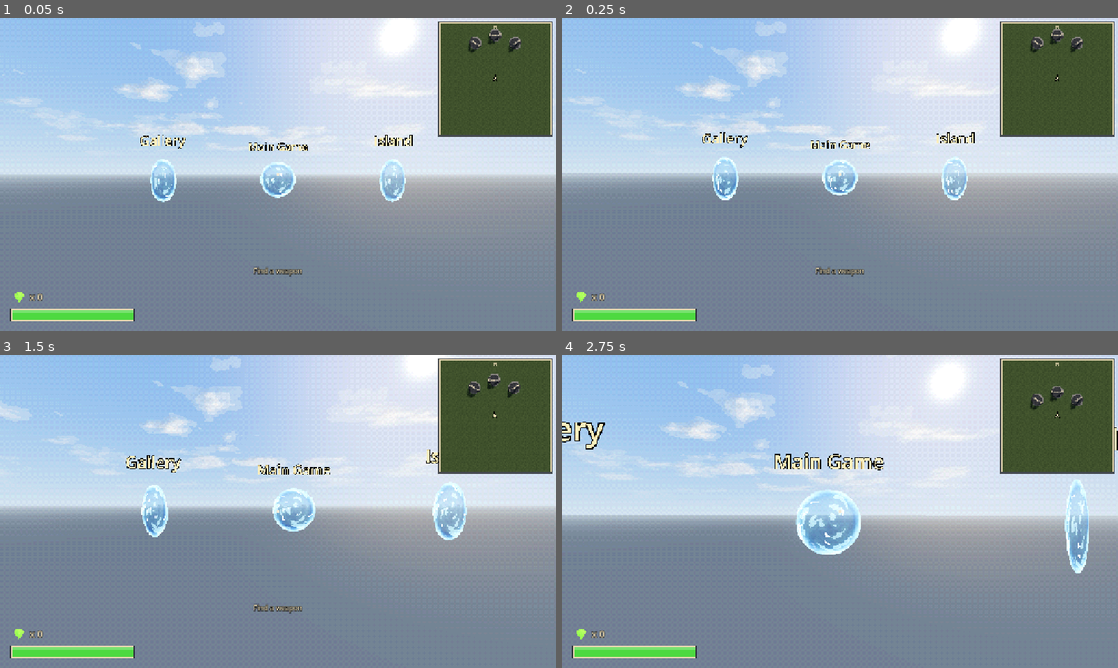
Above: before the commit, frames 1-4 (two rows, left to right).
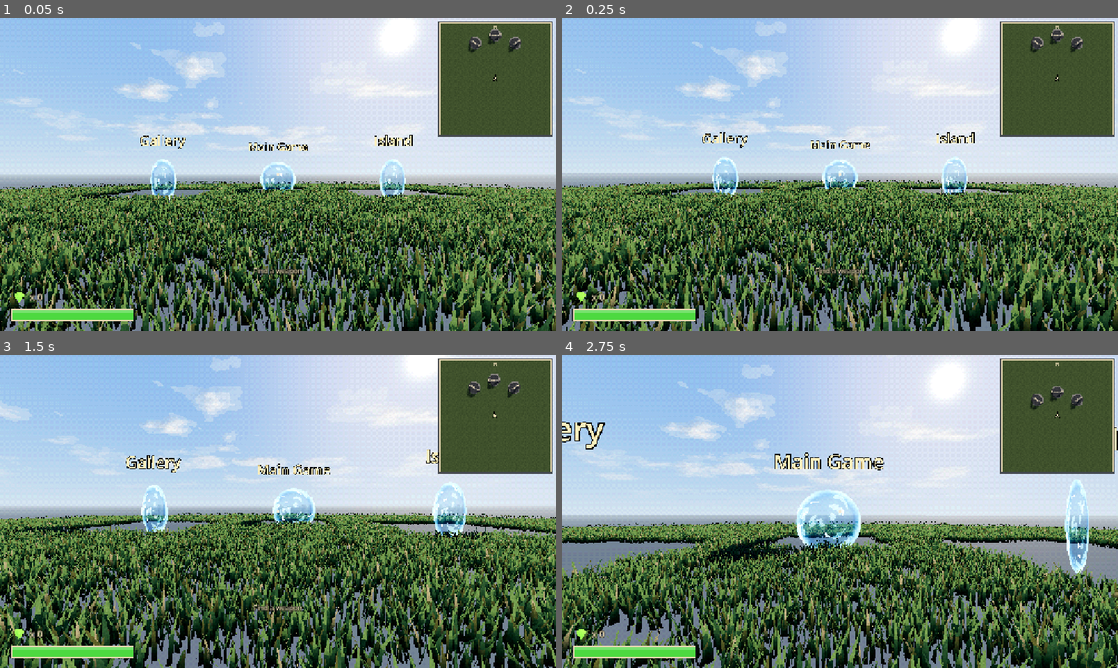
Above: after the commit, the same moments.

Repository: frankhale/opus-fps
Game: Godot game, scene res://scenes/main.tscn
The game is run twice, just before and just after one commit, with the same random seed, the same clock (stepped at 60 frames per second) and the same inputs.
Inputs (mouse positions are in pixels of both pictures, inside the frame that each line leads up to):
- Up to frame 1 (0.05 s): no input
- Up to frame 2 (0.25 s): no input
- Up to frame 3 (1.5 s): tap Enter at 0.5 s; move the mouse to (305, 511) at 0.52 s; hold C (crouch) 0.53-1.28 s; hold W (move_forward) from 0.53 s (still down); tap Space (jump) at 0.77, 1.07 s; move the mouse to (250, 511) at 1.27 s; click (250, 511) at 1.35 s
- Up to frame 4 (2.75 s): keep holding W (move_forward); tap Space (jump) at 1.52, 1.82 s; move the mouse to (851, 505) at 2.02 s; hold Mouse wheel down (next_weapon) from 2.03 s (still down)

The runs differ from the first frame. In frame 1, 41% of the frame differs, in the area x 0-100%, y 52-100%; in frame 2, 42%; in frame 3, 42%, in the area x 0-100%, y 50-100%; in frame 4, 37%.

Commit message:
Carpet the hub's field with grass like the island's
The island's grass scattering moves into scripts/grass_field.gd (GrassField), shared by
the island and the hub: clumps of grass_patch about every 0.7 m, jittered, turned and
sized at random, seeded so they're the same every time, batched into 12 m MultiMesh
chunks drawn only within 45 m. The island's grass is unchanged (the same 5,431 clumps).

The hub now has about 51,600 clumps over its 160 m field, kept off the portals. Each
chunk's transforms go to its MultiMesh in one buffer rather than one by one, which
keeps the hub's build to about 0.1 s; a frame there costs the same as on the island.
Boxes too thin to keep grass off (a portal's flat membrane) are skipped rather than
shrunk to a negative size.

Diff:
--- /dev/null
+++ b/godot/scripts/grass_field.gd
@@ -0,0 +1,84 @@
+class_name GrassField
+## Grass carpeting a level's grassy ground: clumps of grass (assets/scenery/grass_patch.glb)
+## about every SPACING meters (jittered, turned at random and SIZE times their real size),
+## scattered the same way every time for a seed, in square MultiMesh chunks CHUNK meters
+## across (one draw each) that are each drawn only within RANGE meters, where the grass
+## material has sunk them into the ground anyway. Used by the island and the hub.
+
+const MODEL := "res://assets/scenery/grass_patch.glb"
+const SPACING := 0.7
+const SIZE := Vector2(1.2, 1.7)
+const CHUNK := 12.0
+const RANGE := 45.0
+
+
+## Grass over `area` (an x/z rectangle), scattered by `seed`. `ground` gives the ground's
+## height at (x, z), or NAN where no grass grows there, and none grows inside `bare`
+## (rectangles seen from above, see bare_under()). Returns a node named Grass holding the
+## chunks, or null without the grass model.
+static func build(area: Rect2, seed: int, ground: Callable, bare: Array[Rect2] = []) -> Node3D:
+	if not ResourceLoader.exists(MODEL):
+		return null
+	var model: Node = (load(MODEL) as PackedScene).instantiate()
+	var found := model.find_children("*", "MeshInstance3D", true, false)
+	var mesh: Mesh = (found[0] as MeshInstance3D).mesh if found else null
+	model.free()
+	if mesh == null:
+		return null
+	var rng := RandomNumberGenerator.new()
+	rng.seed = seed
+	var chunks := {}  # chunk (x, z) -> the clumps' transforms
+	for j in int(area.size.y / SPACING):
+		for i in int(area.size.x / SPACING):
+			var x := area.position.x + (i + rng.randf()) * SPACING
+			var z := area.position.y + (j + rng.randf()) * SPACING
+			var turn := rng.randf() * TAU
+			var size := rng.randf_range(SIZE.x, SIZE.y)
+			var h: float = ground.call(x, z)
+			if is_nan(h) or bare.any(func(r: Rect2) -> bool: return r.has_point(Vector2(x, z))):
+				continue
+			var key := Vector2i(floori(x / CHUNK), floori(z / CHUNK))
+			if not chunks.has(key):
+				chunks[key] = []
+			chunks[key].append(Transform3D(Basis(Vector3.UP, turn).scaled(Vector3.ONE * size), Vector3(x, h - 0.02, z)))
+	var grass := Node3D.new()
+	grass.name = "Grass"
+	for key: Vector2i in chunks:
+		var clumps: Array = chunks[key]
+		var mm := MultiMesh.new()
+		mm.transform_format = MultiMesh.TRANSFORM_3D
+		mm.mesh = mesh
+		mm.instance_count = clumps.size()
+		# All the transforms in one go (setting them one by one is slow by the thousand):
+		# each is its basis's rows, each followed by that row's part of the origin.
+		var buffer := PackedFloat32Array()
+		buffer.resize(clumps.size() * 12)
+		for k in clumps.size():
+			var t: Transform3D = clumps[k]
+			var o := k * 12
+			for r in 3:
+				buffer[o + r * 4] = t.basis.x[r]
+				buffer[o + r * 4 + 1] = t.basis.y[r]
+				buffer[o + r * 4 + 2] = t.basis.z[r]
+				buffer[o + r * 4 + 3] = t.origin[r]
+		mm.buffer = buffer
+		var chunk := MultiMeshInstance3D.new()
+		chunk.multimesh = mm
+		chunk.cast_shadow = GeometryInstance3D.SHADOW_CASTING_SETTING_OFF
+		chunk.visibility_range_end = RANGE
+		chunk.visibility_range_end_margin = 5.0
+		chunk.visibility_range_fade_mode = GeometryInstance3D.VISIBILITY_RANGE_FADE_SELF
+		grass.add_child(chunk)
+	return grass
+
+
+## The ground taken up by `nodes` (everything drawn in them), as boxes seen from above,
+## for build()'s `bare`.
+static func bare_under(nodes: Array[Node]) -> Array[Rect2]:
+	var bare: Array[Rect2] = []
+	for node in nodes:
+		for g: GeometryInstance3D in node.find_children("*", "GeometryInstance3D", true, false):
+			var box: AABB = g.global_transform * g.get_aabb()
+			if box.size.x > 0.2 and box.size.z > 0.2:  # thinner would vanish when shrunk
+				bare.append(Rect2(box.position.x, box.position.z, box.size.x, box.size.z).grow(-0.1))
+	return bare
--- a/godot/scripts/hub.gd
+++ b/godot/scripts/hub.gd
@@ -5,15 +5,18 @@
 ## `scene hub`. A wide, dead flat field of grass, painted like the other levels' grassy
 ## ground (FlatGround), with invisible walls round its edge so you can't walk off it. In
 ## it stand portals (scripts/portal.gd), each with the name of a level above it; walking
-## through one takes you there. The ground and walls are built here when the node enters
-## the tree (also in the editor); the portals and PlayerStart (where the player starts,
-## facing the way it faces) are ordinary nodes in the scene, to move or add to in the
-## editor.
+## through one takes you there. The field is carpeted with grass like the island's
+## (GrassField), kept off the portals. The ground, grass and walls are built here when
+## the node enters the tree (also in the editor); the portals and PlayerStart (where the
+## player starts, facing the way it faces) are ordinary nodes in the scene, to move or
+## add to in the editor.
 
 ## Half the width of the square field (m).
 const HALF_SIZE := 80.0
 ## Height of the invisible walls round it.
 const WALL_HEIGHT := 8.0
+## Seeds the grass's scatter, so it's the same every time.
+const GRASS_SEED := 31
 
 
 func _ready() -> void:
@@ -22,12 +25,21 @@
 		_place_player.call_deferred()  # once the world around it is ready
 
 
-## Builds the ground and walls (freeing any built before; the saved nodes stay).
+## Builds the ground, grass and walls (freeing any built before; the saved nodes stay).
 func build() -> void:
 	for c in get_children():
 		if c.owner == null:  # built here, not saved in the scene
 			c.free()
-	add_child(FlatGround.build(Rect2(-HALF_SIZE, -HALF_SIZE, HALF_SIZE * 2.0, HALF_SIZE * 2.0)))
+	var field := Rect2(-HALF_SIZE, -HALF_SIZE, HALF_SIZE * 2.0, HALF_SIZE * 2.0)
+	add_child(FlatGround.build(field))
+	var keep_off: Array[Node] = []
+	var portals := get_node_or_null("Portals")
+	if portals:
+		keep_off.append(portals)
+	var grass := GrassField.build(field, GRASS_SEED, func(_x: float, _z: float) -> float: return 0.0,
+		GrassField.bare_under(keep_off))
+	if grass:
+		add_child(grass)
 	var walls := StaticBody3D.new()
 	walls.name = "Walls"
 	for side in 4:
--- a/godot/scripts/island.gd
+++ b/godot/scripts/island.gd
@@ -69,18 +69,9 @@
 const GROUND_MATERIAL := preload("res://materials/ps1_palette.tres")
 const SEA_SHADER := preload("res://materials/sea.gdshader")
 const SURF_SOUND := "res://assets/sfx/surf_loop.wav"
-## Grass on the grassy ground: a clump about every GRASS_SPACING meters (jittered, turned
-## at random and GRASS_SIZE times its real size), in square chunks GRASS_CHUNK meters
-## across that are each drawn only within GRASS_RANGE meters, where the fog has mostly
-## swallowed them anyway. None grows under the ruins (their paving and walls) or the
-## rocks, fallen trees or fountains.
-const GRASS_MODEL := "res://assets/scenery/grass_patch.glb"
-## Props (by name) that grass is kept off.
+## Grass (GrassField) grows on the grassy ground, but not under the ruins (their paving
+## and walls) or the props named here: the rocks, fallen trees and fountains.
 const BARE_PROPS := ["rock", "tree_fallen", "fountain"]
-const GRASS_SPACING := 0.7
-const GRASS_SIZE := Vector2(1.2, 1.7)
-const GRASS_CHUNK := 12.0
-const GRASS_RANGE := 45.0
 
 ## The ground is levelled for the ruins (the Ruins node), to the natural ground's height
 ## at the group's origin, out to RUIN_FLAT meters round it, blending back into the hills
@@ -275,65 +266,23 @@
 	ground.add_child(body)
 
 
-## Scatters grass over the grassy ground, the same every time (it's seeded), as
-## MultiMesh chunks: one draw each, and far ones skipped.
+## Scatters grass over the grassy ground, the same every time (it's seeded).
 func _build_grass() -> void:
-	if not ResourceLoader.exists(GRASS_MODEL):
-		return
-	var model: Node = (load(GRASS_MODEL) as PackedScene).instantiate()
-	var found := model.find_children("*", "MeshInstance3D", true, false)
-	var mesh: Mesh = (found[0] as MeshInstance3D).mesh if found else null
-	model.free()
-	if mesh == null:
-		return
-	# Ground taken up by the ruins, rocks, fallen trees and fountains, as boxes seen from above.
-	var bare: Array[Rect2] = []
 	var keep_off: Array[Node] = []
 	var ruins := get_node_or_null("Ruins")
 	if ruins:
 		keep_off.append(ruins)
 	var props := get_node_or_null("Props")
 	if props:
-		keep_off.append_array(props.get_children().filter(func(c: Node) -> bool: return BARE_PROPS.any(func(p: String) -> bool: return c.name.begins_with(p))))
-	for node in keep_off:
-		for g: GeometryInstance3D in node.find_children("*", "GeometryInstance3D", true, false):
-			var box: AABB = g.global_transform * g.get_aabb()
-			bare.append(Rect2(box.position.x, box.position.z, box.size.x, box.size.z).grow(-0.1))
-	var rng := RandomNumberGenerator.new()
-	rng.seed = SEED + 7
-	var chunks := {}  # chunk (x, z) -> the clumps' transforms
-	var n := int(GROUND_HALF * 2.0 / GRASS_SPACING)
-	for j in n:
-		for i in n:
-			var x := -GROUND_HALF + (i + rng.randf()) * GRASS_SPACING
-			var z := -GROUND_HALF + (j + rng.randf()) * GRASS_SPACING
-			var turn := rng.randf() * TAU
-			var size := rng.randf_range(GRASS_SIZE.x, GRASS_SIZE.y)
-			var h := height(x, z)
-			if not _is_grass(x, z, h) or bare.any(func(r: Rect2) -> bool: return r.has_point(Vector2(x, z))):
-				continue
-			var key := Vector2i(floori(x / GRASS_CHUNK), floori(z / GRASS_CHUNK))
-			if not chunks.has(key):
-				chunks[key] = []
-			chunks[key].append(Transform3D(Basis(Vector3.UP, turn).scaled(Vector3.ONE * size), Vector3(x, h - 0.02, z)))
-	var grass := Node3D.new()
-	grass.name = "Grass"
-	add_child(grass)
-	for key: Vector2i in chunks:
-		var clumps: Array = chunks[key]
-		var mm := MultiMesh.new()
-		mm.transform_format = MultiMesh.TRANSFORM_3D
-		mm.mesh = mesh
-		mm.instance_count = clumps.size()
-		for k in clumps.size():
-			mm.set_instance_transform(k, clumps[k])
-		var chunk := MultiMeshInstance3D.new()
-		chunk.multimesh = mm
-		chunk.cast_shadow = GeometryInstance3D.SHADOW_CASTING_SETTING_OFF
-		chunk.visibility_range_end = GRASS_RANGE
-		chunk.visibility_range_end_margin = 5.0
-		chunk.visibility_range_fade_mode = GeometryInstance3D.VISIBILITY_RANGE_FADE_SELF
-		grass.add_child(chunk)
+		keep_off.append_array(props.get_children().filter(func(c: Node) -> bool:
+			return BARE_PROPS.any(func(p: String) -> bool: return c.name.begins_with(p))))
+	var ground := func(x: float, z: float) -> float:
+		var h := height(x, z)
+		return h if _is_grass(x, z, h) else NAN
+	var grass := GrassField.build(Rect2(-GROUND_HALF, -GROUND_HALF, GROUND_HALF * 2.0, GROUND_HALF * 2.0),
+		SEED + 7, ground, GrassField.bare_under(keep_off))
+	if grass:
+		add_child(grass)
 
 
 func _build_sea() -> void:
Not shown, added: godot/scripts/grass_field.gd.uid
Not shown, changed: godot/README.md
